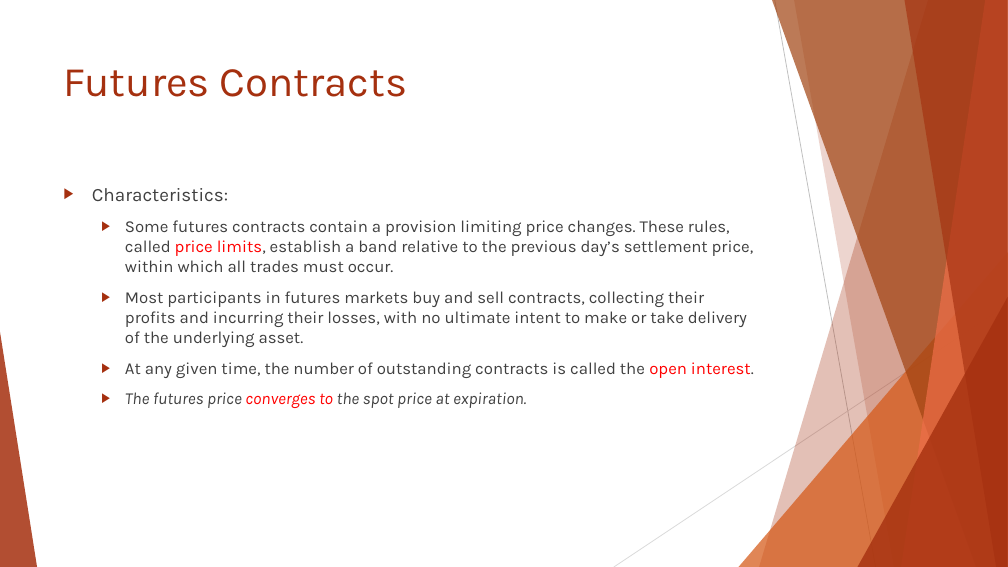
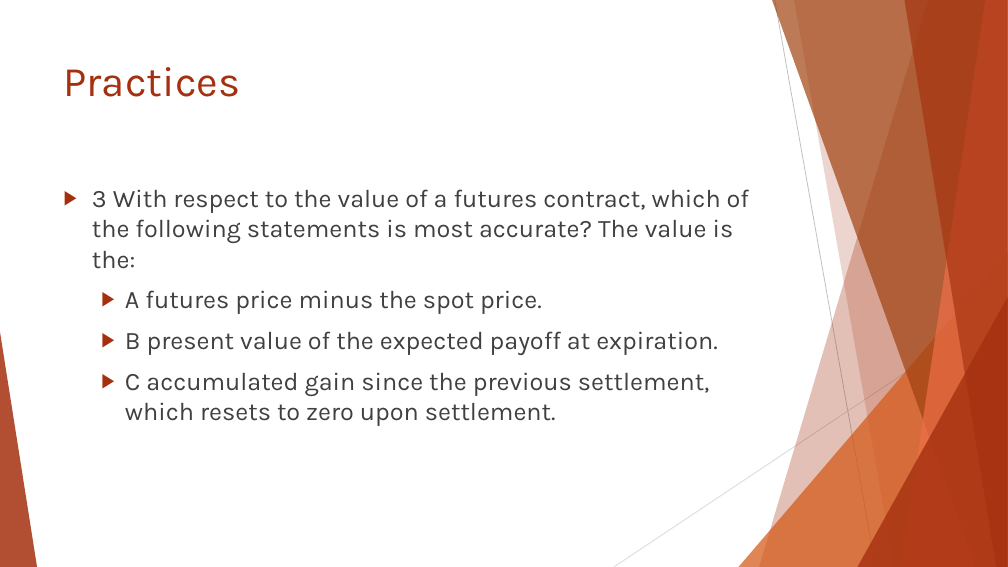
Before and after one commit to Isco0530/data, a slide deck: slide 28 of Reading 46.pptx. Drawn at 1008x567 pixels with LibreOffice and Linux fonts; fonts in the diff are those of the drawing. Boxes give left, top, right and bottom in pixels: in the first picture for what was removed or moved away, otherwise in the second. Text is boxed around its words. In the diff, an @@ line names an element or a change of style, - is before the commit and + after.

```diff
--- a/Reading 46.pptx
+++ b/Reading 46.pptx
@@ title at [64, 67, 241, 97]: text changed @@
-Futures Contracts
+Practices
@@ text at [92, 189, 749, 426]: text changed; size 16 to 24 pt @@
-▶ Characteristics:
-  ▶ Some futures contracts contain a provision limiting price changes. These rules, called price limits, establish a band relative to the previous day’s settlement price, within which all trades must occur.
-  ▶ Most participants in futures markets buy and sell contracts, collecting their profits and incurring their losses, with no ultimate intent to make or take delivery of the underlying asset.
-  ▶ At any given time, the number of outstanding contracts is called the open interest.
-  ▶ The futures price converges to the spot price at expiration.
+▶ 3 With respect to the value of a futures contract, which of the following statements is most accurate? The value is the:
+  ▶ A futures price minus the spot price.
+  ▶ B present value of the expected payoff at expiration.
+  ▶ C accumulated gain since the previous settlement, which resets to zero upon settlement.
```
Also in this commit, not shown: 3 other slides changed, 3 slides added, 4 slides removed.
